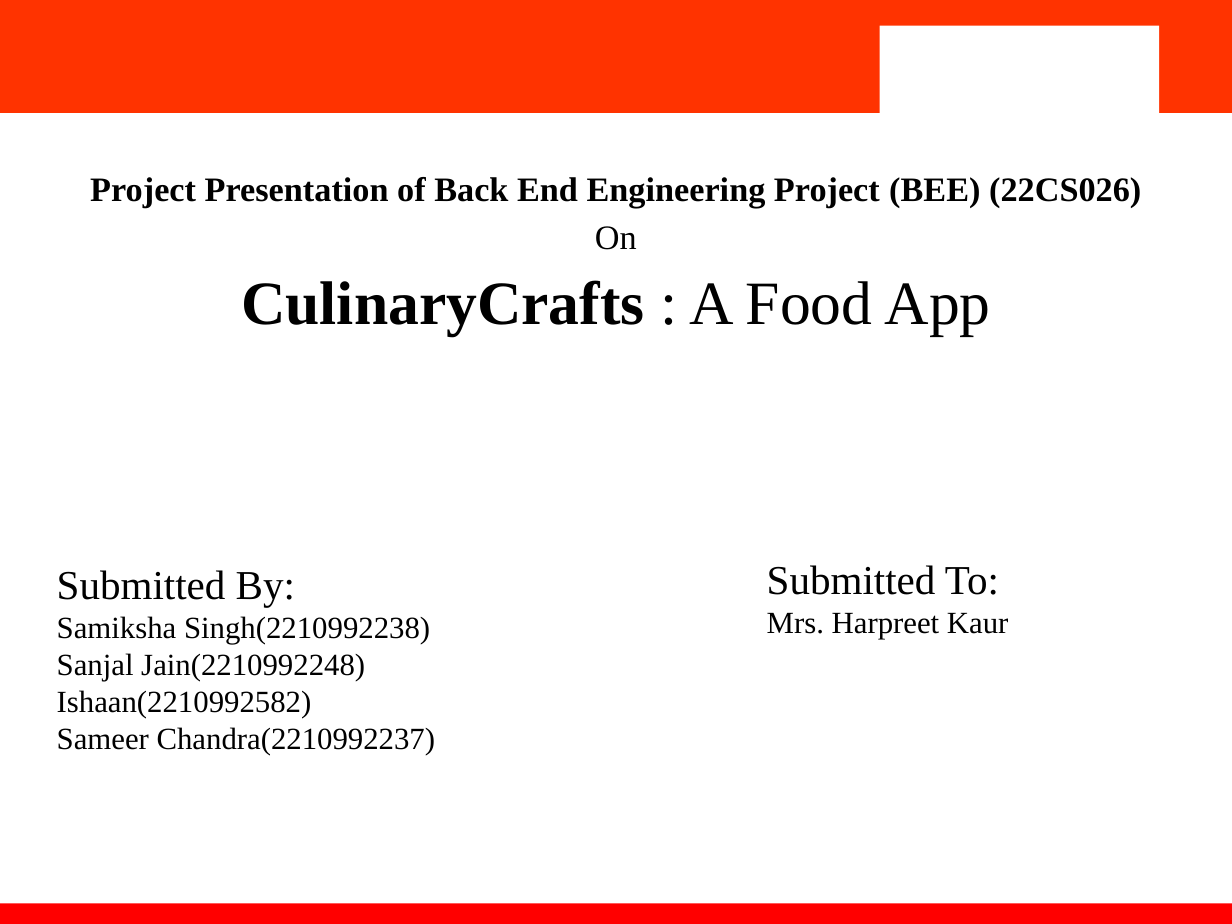
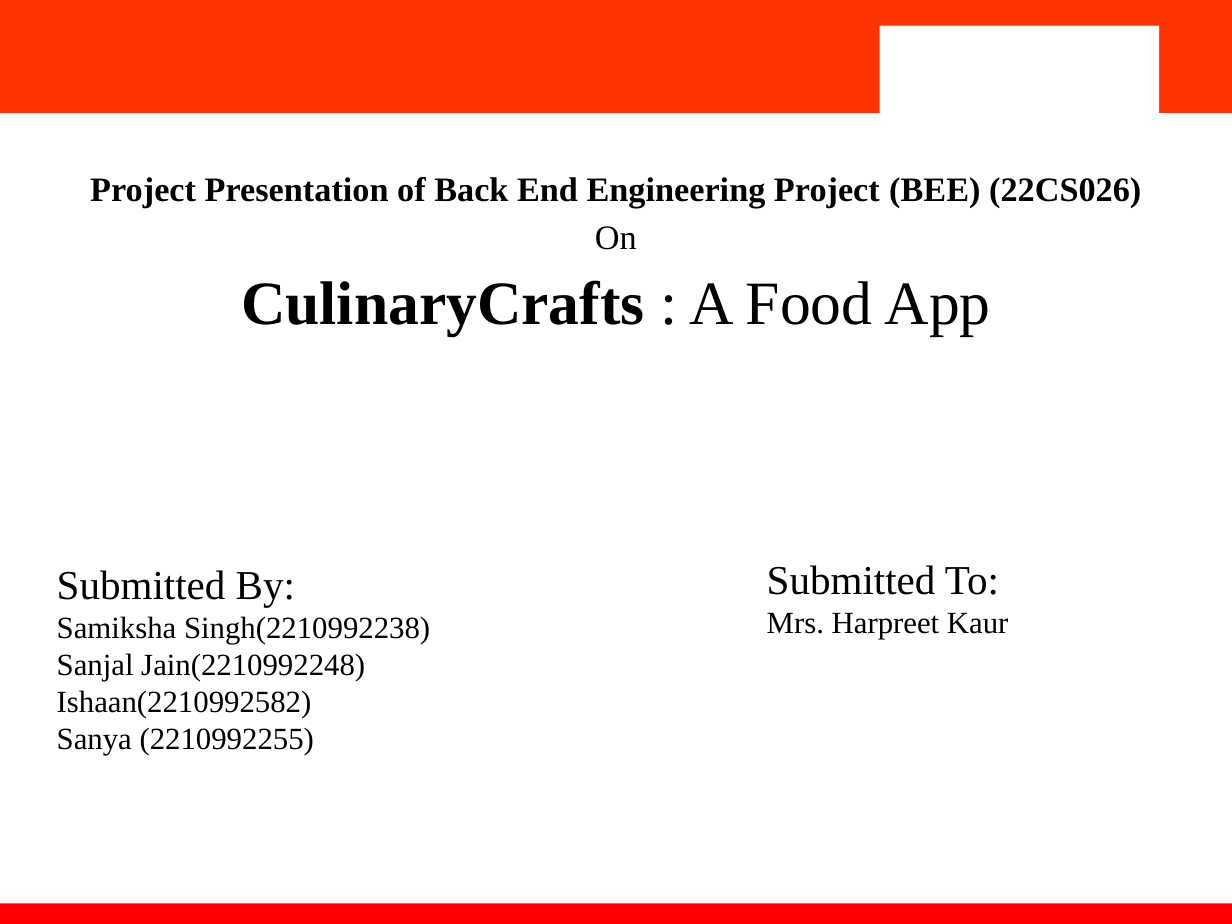
Before and after one commit to Ishaan282/CulinaryCrafts-food-app, a slide deck: slide 1 of files/ppt.pptx. Drawn at 1232x924 pixels with LibreOffice and Linux fonts; fonts in the diff are those of the drawing; background and template pictures are left out. Boxes give left, top, right and bottom in pixels: in the first picture for what was removed or moved away, otherwise in the second. Text is boxed around its words. In the diff, an @@ line names an element or a change of style, - is before the commit and + after.

```diff
--- a/files/ppt.pptx
+++ b/files/ppt.pptx
@@ text at bbox=[57, 728, 314, 755]: text changed @@
-Sameer Chandra(2210992237)
+Sanya (2210992255)
```
Also in this commit, not shown: 47 other files.
